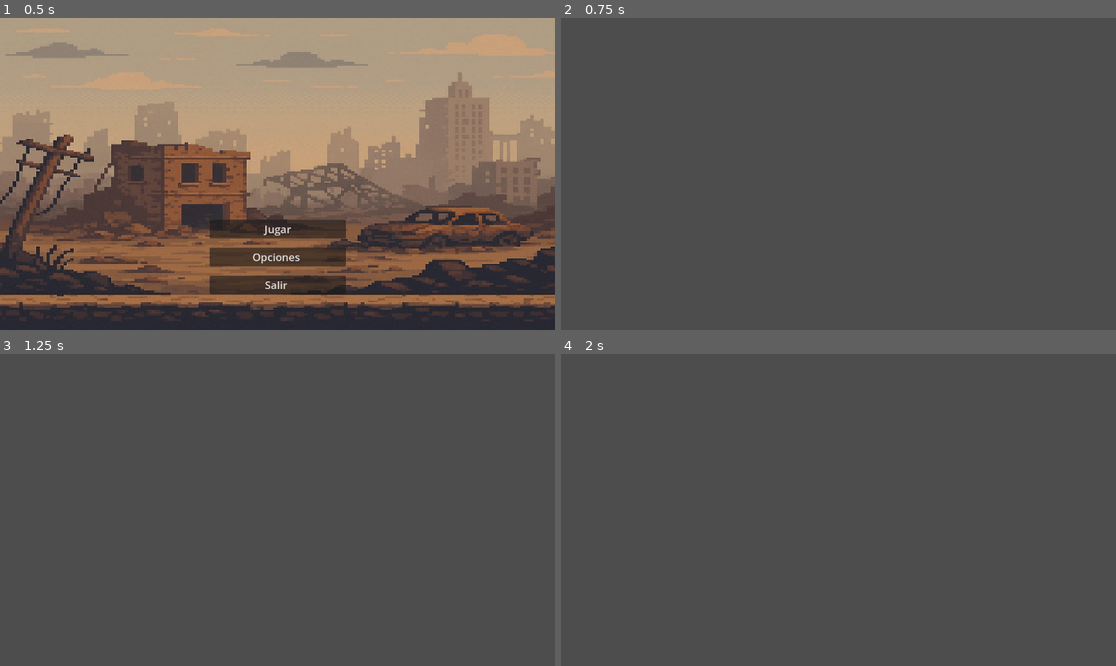
Above: before the commit, frames 1-4 (two rows, left to right).
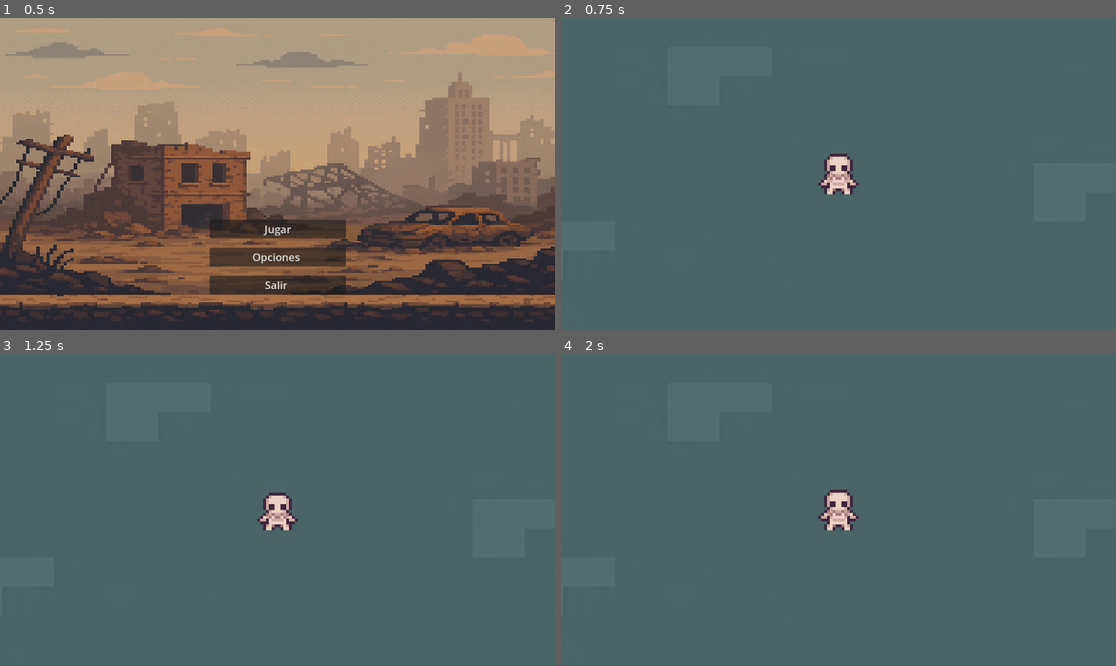
Above: after the commit, the same moments.

Repository: Repositorio-Ghost/Cyber-adventure
Game: Godot game, scene res://Esanas/Main menu.tscn
Two runs of this game, one before a commit and one after it. Both use one fixed random seed, a clock stepped at 60 frames per second and the inputs below.
Inputs:
- Up to frame 1 (0.5 s): no input
- Up to frame 2 (0.75 s): click "Jugar" at 0.5 s
- Up to frame 3 (1.25 s): no input
- Up to frame 4 (2 s): tap Enter at 1.25 s; tap A (a, bound only after the commit) at 1.35 s; tap D (d, bound only after the commit) at 1.55 s

Frame 1 is identical in both runs. In frame 2, 98% of the frame differs, in the area x 0-100%, y 0-100%; in frame 3, 98%; in frame 4, 98%.

Commit message:
Player
Añadí el jugador (no principal)

Diff:
--- /dev/null
+++ b/Cyber Adventure/Esanas/Player.tscn
@@ -0,0 +1,174 @@
+[gd_scene load_steps=11 format=3 uid="uid://xhmnyk2tjyvg"]
+
+[ext_resource type="Script" path="res://Scrpts/Player.gd" id="1_o1h31"]
+[ext_resource type="Texture2D" uid="uid://wfls6j1op63i" path="res://Textures/Skeleton.png" id="2_6pceo"]
+
+[sub_resource type="RectangleShape2D" id="RectangleShape2D_5538t"]
+size = Vector2(10, 14)
+
+[sub_resource type="Animation" id="Animation_ugwkg"]
+length = 0.001
+tracks/0/type = "value"
+tracks/0/imported = false
+tracks/0/enabled = true
+tracks/0/path = NodePath("Sprite2D:frame")
+tracks/0/interp = 1
+tracks/0/loop_wrap = true
+tracks/0/keys = {
+"times": PackedFloat32Array(0),
+"transitions": PackedFloat32Array(1),
+"update": 1,
+"values": [17]
+}
+tracks/1/type = "value"
+tracks/1/imported = false
+tracks/1/enabled = true
+tracks/1/path = NodePath("Sprite2D:scale")
+tracks/1/interp = 1
+tracks/1/loop_wrap = true
+tracks/1/keys = {
+"times": PackedFloat32Array(0),
+"transitions": PackedFloat32Array(1),
+"update": 0,
+"values": [Vector2(1, 1)]
+}
+
+[sub_resource type="Animation" id="Animation_8hcra"]
+resource_name = "caminar_abajo"
+length = 0.7
+loop_mode = 1
+tracks/0/type = "value"
+tracks/0/imported = false
+tracks/0/enabled = true
+tracks/0/path = NodePath("Sprite2D:frame")
+tracks/0/interp = 1
+tracks/0/loop_wrap = true
+tracks/0/keys = {
+"times": PackedFloat32Array(0, 0.2, 0.4, 0.6),
+"transitions": PackedFloat32Array(1, 1, 1, 1),
+"update": 1,
+"values": [12, 13, 14, 15]
+}
+
+[sub_resource type="Animation" id="Animation_wmonc"]
+resource_name = "caminar_arriba"
+length = 0.7
+loop_mode = 1
+tracks/0/type = "value"
+tracks/0/imported = false
+tracks/0/enabled = true
+tracks/0/path = NodePath("Sprite2D:frame")
+tracks/0/interp = 1
+tracks/0/loop_wrap = true
+tracks/0/keys = {
+"times": PackedFloat32Array(0, 0.2, 0.4, 0.6),
+"transitions": PackedFloat32Array(1, 1, 1, 1),
+"update": 1,
+"values": [20, 21, 22, 23]
+}
+
+[sub_resource type="Animation" id="Animation_0b01c"]
+resource_name = "caminar_derecha"
+length = 0.7
+loop_mode = 1
+tracks/0/type = "value"
+tracks/0/imported = false
+tracks/0/enabled = true
+tracks/0/path = NodePath("Sprite2D:frame")
+tracks/0/interp = 1
+tracks/0/loop_wrap = true
+tracks/0/keys = {
+"times": PackedFloat32Array(0, 0.2, 0.4, 0.6),
+"transitions": PackedFloat32Array(1, 1, 1, 1),
+"update": 1,
+"values": [16, 17, 18, 19]
+}
+tracks/1/type = "value"
+tracks/1/imported = false
+tracks/1/enabled = true
+tracks/1/path = NodePath("Sprite2D:scale")
+tracks/1/interp = 1
+tracks/1/loop_wrap = true
+tracks/1/keys = {
+"times": PackedFloat32Array(0),
+"transitions": PackedFloat32Array(1),
+"update": 0,
+"values": [Vector2(1, 1)]
+}
+
+[sub_resource type="Animation" id="Animation_o24fc"]
+resource_name = "caminar_izquierda"
+length = 0.7
+loop_mode = 1
+tracks/0/type = "value"
+tracks/0/imported = false
+tracks/0/enabled = true
+tracks/0/path = NodePath("Sprite2D:frame")
+tracks/0/interp = 1
+tracks/0/loop_wrap = true
+tracks/0/keys = {
+"times": PackedFloat32Array(0, 0.2, 0.4, 0.6),
+"transitions": PackedFloat32Array(1, 1, 1, 1),
+"update": 1,
+"values": [16, 17, 18, 19]
+}
+tracks/1/type = "value"
+tracks/1/imported = false
+tracks/1/enabled = true
+tracks/1/path = NodePath("Sprite2D:scale")
+tracks/1/interp = 1
+tracks/1/loop_wrap = true
+tracks/1/keys = {
+"times": PackedFloat32Array(0),
+"transitions": PackedFloat32Array(1),
+"update": 0,
+"values": [Vector2(-1, 1)]
+}
+
+[sub_resource type="Animation" id="Animation_l52qb"]
+resource_name = "idle"
+length = 0.7
+loop_mode = 1
+tracks/0/type = "value"
+tracks/0/imported = false
+tracks/0/enabled = true
+tracks/0/path = NodePath("Sprite2D:frame")
+tracks/0/interp = 1
+tracks/0/loop_wrap = true
+tracks/0/keys = {
+"times": PackedFloat32Array(0, 0.2, 0.4, 0.6),
+"transitions": PackedFloat32Array(1, 1, 1, 1),
+"update": 1,
+"values": [0, 1, 2, 3]
+}
+
+[sub_resource type="AnimationLibrary" id="AnimationLibrary_ljaic"]
+_data = {
+"RESET": SubResource("Animation_ugwkg"),
+"caminar_abajo": SubResource("Animation_8hcra"),
+"caminar_arriba": SubResource("Animation_wmonc"),
+"caminar_derecha": SubResource("Animation_0b01c"),
+"caminar_izquierda": SubResource("Animation_o24fc"),
+"idle": SubResource("Animation_l52qb")
+}
+
+[node name="Player" type="CharacterBody2D"]
+script = ExtResource("1_o1h31")
+
+[node name="CollisionShape2D" type="CollisionShape2D" parent="."]
+shape = SubResource("RectangleShape2D_5538t")
+
+[node name="Sprite2D" type="Sprite2D" parent="."]
+texture_filter = 1
+texture = ExtResource("2_6pceo")
+hframes = 4
+vframes = 12
+frame = 17
+
+[node name="AnimationPlayer" type="AnimationPlayer" parent="."]
+libraries = {
+"": SubResource("AnimationLibrary_ljaic")
+}
+
+[node name="Camera2D" type="Camera2D" parent="."]
+zoom = Vector2(6, 6)
--- a/Cyber Adventure/Esanas/games.tscn
+++ b/Cyber Adventure/Esanas/games.tscn
@@ -1,3 +1,26 @@
-[gd_scene format=3 uid="uid://ciq6wfucstidf"]
+[gd_scene load_steps=3 format=3 uid="uid://ciq6wfucstidf"]
+
+[ext_resource type="Texture2D" uid="uid://xicaeyivqewk" path="res://Textures/Pixel Crawler - Free Pack/tilemap/Imagen de WhatsApp 2025-04-27 a las 19.39.18_a21bb684.jpg" id="1_14748"]
+[ext_resource type="PackedScene" uid="uid://xhmnyk2tjyvg" path="res://Esanas/Player.tscn" id="2_vvrke"]
 
 [node name="Games" type="Node2D"]
+
+[node name="Control" type="Control" parent="."]
+layout_mode = 3
+anchors_preset = 0
+offset_right = 1158.0
+offset_bottom = 645.0
+
+[node name="TextureRect" type="TextureRect" parent="Control"]
+texture_filter = 1
+layout_mode = 1
+anchors_preset = 15
+anchor_right = 1.0
+anchor_bottom = 1.0
+grow_horizontal = 2
+grow_vertical = 2
+texture = ExtResource("1_14748")
+expand_mode = 1
+
+[node name="CharacterBody2D" parent="." instance=ExtResource("2_vvrke")]
+position = Vector2(602, 306)
--- /dev/null
+++ b/Cyber Adventure/Scrpts/Player.gd
@@ -0,0 +1,26 @@
+extends CharacterBody2D
+
+@export var velocidad = 100.0
+
+var direccion = Vector2.ZERO
+@onready var animation_player = $AnimationPlayer
+
+func _physics_process(delta):
+	direccion = Input.get_vector("a", "d", "w", "s").normalized()
+	var movimiento = direccion * velocidad
+
+	if movimiento.length() > 0:
+		velocity = movimiento
+		if direccion.x > 0:
+			animation_player.play("caminar_derecha")
+		elif direccion.x < 0:
+			animation_player.play("caminar_izquierda")
+		elif direccion.y < 0:
+			animation_player.play("caminar_arriba")
+		elif direccion.y > 0:
+			animation_player.play("caminar_abajo")
+	else:
+		velocity = Vector2.ZERO
+		animation_player.play("idle")
+
+	move_and_slide()
--- a/Cyber Adventure/project.godot
+++ b/Cyber Adventure/project.godot
@@ -15,6 +15,29 @@
 config/features=PackedStringArray("4.2", "GL Compatibility")
 config/icon="res://icon.svg"
 
+[input]
+
+a={
+"deadzone": 0.5,
+"events": [Object(InputEventKey,"resource_local_to_scene":false,"resource_name":"","device":-1,"window_id":0,"alt_pressed":false,"shift_pressed":false,"ctrl_pressed":false,"meta_pressed":false,"pressed":false,"keycode":0,"physical_keycode":65,"key_label":0,"unicode":97,"echo":false,"script":null)
+]
+}
+w={
+"deadzone": 0.5,
+"events": [Object(InputEventKey,"resource_local_to_scene":false,"resource_name":"","device":-1,"window_id":0,"alt_pressed":false,"shift_pressed":false,"ctrl_pressed":false,"meta_pressed":false,"pressed":false,"keycode":0,"physical_keycode":87,"key_label":0,"unicode":119,"echo":false,"script":null)
+]
+}
+d={
+"deadzone": 0.5,
+"events": [Object(InputEventKey,"resource_local_to_scene":false,"resource_name":"","device":-1,"window_id":0,"alt_pressed":false,"shift_pressed":false,"ctrl_pressed":false,"meta_pressed":false,"pressed":false,"keycode":0,"physical_keycode":68,"key_label":0,"unicode":100,"echo":false,"script":null)
+]
+}
+s={
+"deadzone": 0.5,
+"events": [Object(InputEventKey,"resource_local_to_scene":false,"resource_name":"","device":-1,"window_id":0,"alt_pressed":false,"shift_pressed":false,"ctrl_pressed":false,"meta_pressed":false,"pressed":false,"keycode":0,"physical_keycode":83,"key_label":0,"unicode":115,"echo":false,"script":null)
+]
+}
+
 [rendering]
 
 renderer/rendering_method="gl_compatibility"
Not shown: 1 places in Cyber Adventure/Esanas/Options.tscn that only renumber resources
Binary file added: Cyber Adventure/Textures/Pixel Crawler - Free Pack/tilemap/Imagen de WhatsApp 2025-04-27 a las 19.39.18_a21bb684.jpg
Not shown, added: Cyber Adventure/Textures/Pixel Crawler - Free Pack/tilemap/Imagen de WhatsApp 2025-04-27 a las 19.39.18_a21bb684.jpg.import
Binary file added: Cyber Adventure/Textures/Skeleton.png
Not shown, added: Cyber Adventure/Textures/Skeleton.png.import
